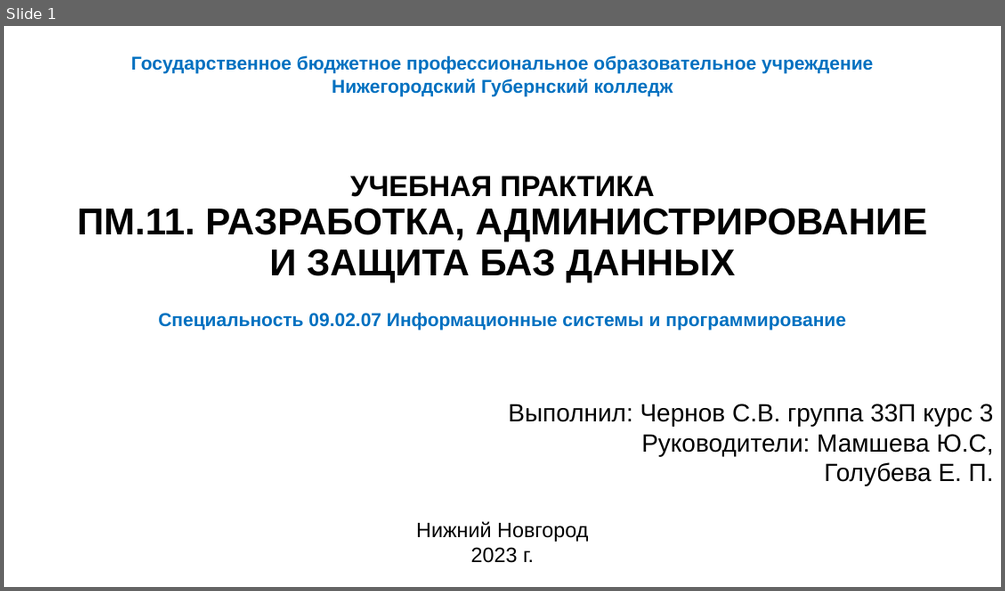
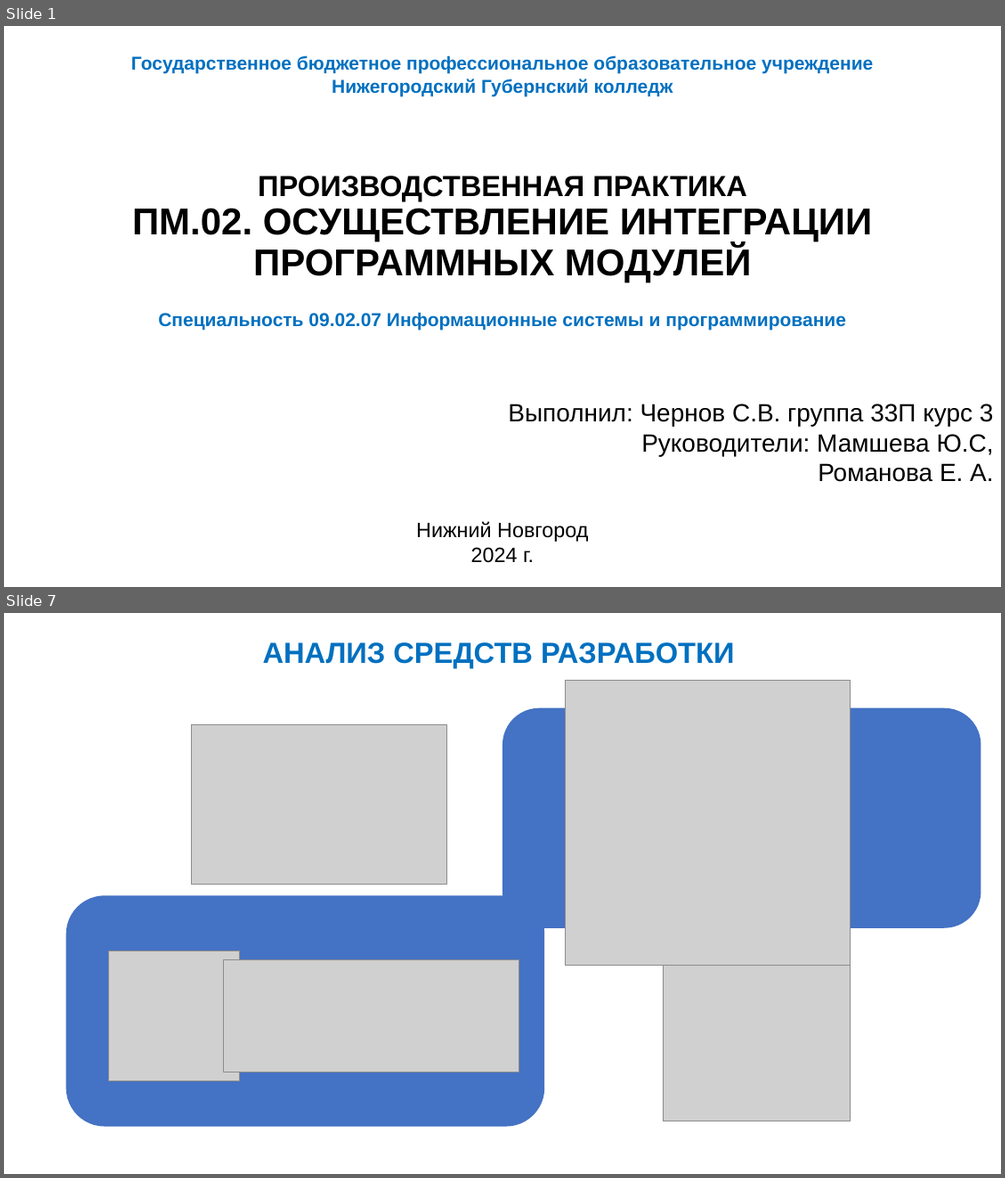
Before and after one commit to RangPinck/RequestHandler_API, a slide deck: reports/Презентация Microsoft PowerPoint.pptx. Shown one above the other, each under a label of ours: slide 1 before the commit, slides 1 and 7 after it; the slides between them are not shown. The pictures are 1005x591 and 1005x1178 pixels, drawn with LibreOffice and Linux fonts; fonts in the diff are those of the drawing; grey boxes stand for pictures. Boxes give left, top, right and bottom in pixels: in the first picture for what was removed or moved away, otherwise in the second. Text is boxed around its words. In the diff, an @@ line names an element or a change of style, - is before the commit and + after.

```diff
--- a/reports/Презентация Microsoft PowerPoint.pptx
+++ b/reports/Презентация Microsoft PowerPoint.pptx
@@ slide 7 added at <box>4,613,1001,1174</box>, background #FFFFFF @@
@@ text added at <box>263,642,734,668</box>, 28 pt, text #0070C0, bold @@
+АНАЛИЗ СРЕДСТВ РАЗРАБОТКИ
@@ picture added at <box>565,681,850,966</box> @@
@@ rounded rectangle added at <box>502,708,981,928</box>, fill #4472C4 @@
@@ picture added at <box>192,724,447,884</box> @@
@@ rounded rectangle added at <box>66,896,544,1127</box>, fill #4472C4 @@
@@ picture added at <box>109,950,239,1080</box> @@
@@ picture added at <box>223,959,519,1071</box> @@
@@ picture added at <box>663,933,850,1121</box> @@
@@ slide 1 changed as well @@
@@ text at <box>132,176,872,282</box>: text changed @@
-УЧЕБНАЯ ПРАКТИКА
-ПМ.11. РАЗРАБОТКА, АДМИНИСТРИРОВАНИЕ И ЗАЩИТА БАЗ ДАННЫХ
+ПРОИЗВОДСТВЕННАЯ ПРАКТИКА
+ПМ.02. ОСУЩЕСТВЛЕНИЕ ИНТЕГРАЦИИ ПРОГРАММНЫХ МОДУЛЕЙ
@@ text at <box>817,463,993,482</box>: text changed @@
-Голубева Е. П.
+Романова Е. А.
@@ text at <box>471,547,534,563</box>: text changed @@
-2023 г.
+2024 г.
```
Also in this commit, not shown: 19 other slides added, 17 slides removed, 5 other files.
